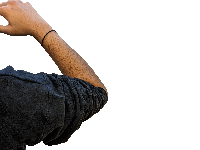
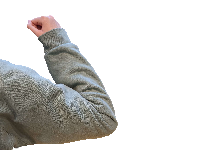
Layers edited between the first and the second 200 × 150 image:
added layer "Vi" above "Madhav" over [0, 15, 118, 150]
hid "Madhav" over [0, 0, 108, 150]
